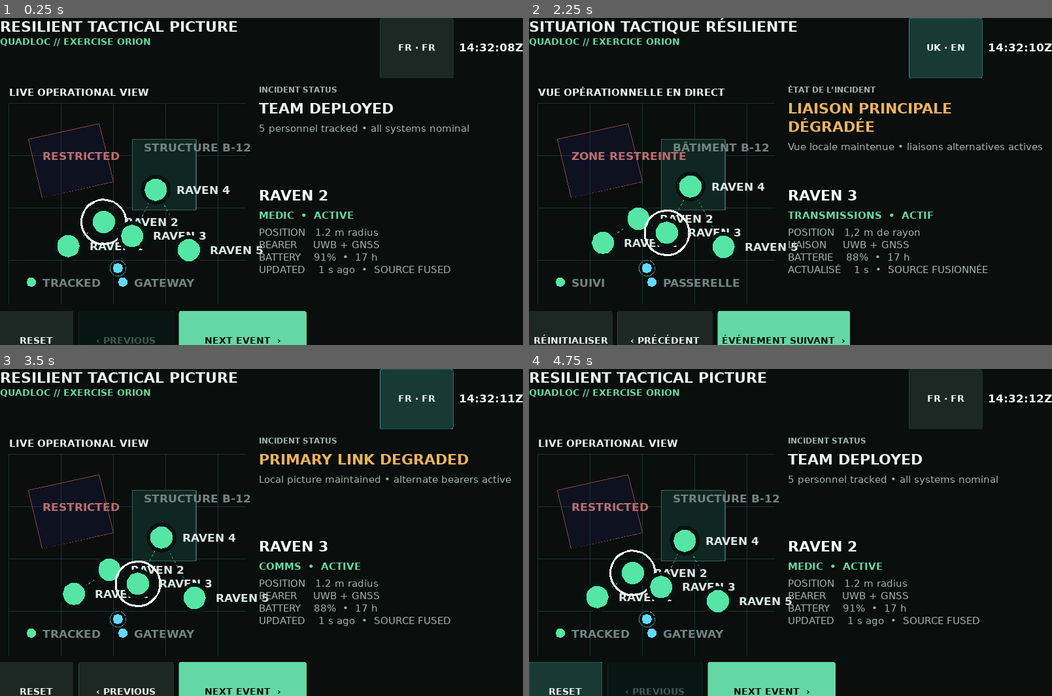
Above: before the commit, frames 1-4 (two rows, left to right).
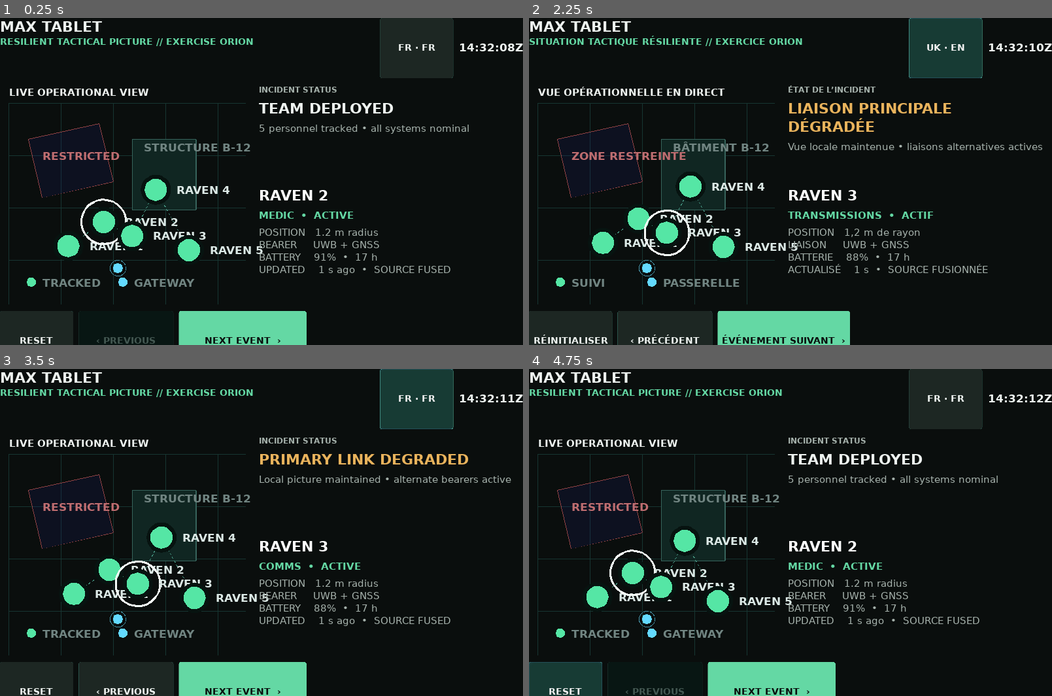
Above: after the commit, the same moments.

Repository: active-esl/godot-demos
Game: Godot game, scene res://Main.tscn
Two runs of this game, one before a commit and one after it. Both use one fixed random seed, a clock stepped at 60 frames per second and the inputs below.
Inputs:
- Up to frame 1 (0.25 s): no input
- Up to frame 2 (2.25 s): click "NEXT EVENT ›" at 0.5 s; click "NEXT EVENT ›" at 1.25 s; click "FR · FR" at 2 s
- Up to frame 3 (3.5 s): click "UK · EN" at 2.75 s
- Up to frame 4 (4.75 s): click "‹ PREVIOUS" at 3.5 s; click "RESET" at 4.25 s

The runs differ from the first frame. In frame 1, 1.3% of the frame differs, in the area x 0-49%, y 1-9%; in frame 2, 1.5%, in the area x 0-53%, y 0-9%; in frame 3, 1.3%; in frame 4, 1.3%.

Commit message:
feat: brand tactical demo as MAX TABLET

Diff:
--- a/demos/resilient-tactical-picture/Main.tscn
+++ b/demos/resilient-tactical-picture/Main.tscn
@@ -29,10 +29,10 @@
 custom_constants/separation = 3
 
 [node name="Title" type="Label" parent="Layout/TopBar/Brand"]
-text = "RESILIENT TACTICAL PICTURE"
+text = "MAX TABLET"
 
 [node name="Subtitle" type="Label" parent="Layout/TopBar/Brand"]
-text = "QUADLOC // EXERCISE ORION"
+text = "RESILIENT TACTICAL PICTURE // EXERCISE ORION"
 
 [node name="BearerSummary" type="Label" parent="Layout/TopBar"]
 rect_min_size = Vector2( 620, 64 )
--- a/demos/resilient-tactical-picture/project.godot
+++ b/demos/resilient-tactical-picture/project.godot
@@ -20,7 +20,7 @@
 
 [application]
 
-config/name="Resilient Tactical Picture"
+config/name="MAX TABLET"
 run/main_scene="res://Main.tscn"
 
 [display]
--- a/demos/resilient-tactical-picture/scripts/main.gd
+++ b/demos/resilient-tactical-picture/scripts/main.gd
@@ -13,7 +13,7 @@
 
 const TEXT := {
 	"en": {
-		"title":"RESILIENT TACTICAL PICTURE", "subtitle":"QUADLOC // EXERCISE ORION",
+		"title":"MAX TABLET", "subtitle":"RESILIENT TACTICAL PICTURE // EXERCISE ORION",
 		"map_title":"LIVE OPERATIONAL VIEW", "team":"TEAM ALPHA", "online":"05 ONLINE",
 		"incident":"INCIDENT STATUS", "reset":"RESET", "previous":"‹ PREVIOUS", "next":"NEXT EVENT  ›",
 		"simulated":"● EXERCISE • SIMULATED", "position":"POSITION", "bearer":"BEARER", "battery":"BATTERY",
@@ -35,7 +35,7 @@
 		"sync_restored":["LINK RESTORED", "Incident record synchronised • no events lost", "RECOVERY & SYNC"]
 	},
 	"fr": {
-		"title":"SITUATION TACTIQUE RÉSILIENTE", "subtitle":"QUADLOC // EXERCICE ORION",
+		"title":"MAX TABLET", "subtitle":"SITUATION TACTIQUE RÉSILIENTE // EXERCICE ORION",
 		"map_title":"VUE OPÉRATIONNELLE EN DIRECT", "team":"ÉQUIPE ALPHA", "online":"05 EN LIGNE",
 		"incident":"ÉTAT DE L’INCIDENT", "reset":"RÉINITIALISER", "previous":"‹ PRÉCÉDENT", "next":"ÉVÉNEMENT SUIVANT  ›",
 		"simulated":"● EXERCICE • DONNÉES SIMULÉES", "position":"POSITION", "bearer":"LIAISON", "battery":"BATTERIE",
--- a/demos/resilient-tactical-picture/scripts/ui_smoke.gd
+++ b/demos/resilient-tactical-picture/scripts/ui_smoke.gd
@@ -10,12 +10,14 @@
 	yield(self, "idle_frame")
 	yield(self, "idle_frame")
 	assert(main.model.beat == 0)
-	assert(main.get_node("Layout/TopBar/Brand/Title").text == "RESILIENT TACTICAL PICTURE")
+	assert(main.get_node("Layout/TopBar/Brand/Title").text == "MAX TABLET")
+	assert(main.get_node("Layout/TopBar/Brand/Subtitle").text == "RESILIENT TACTICAL PICTURE // EXERCISE ORION")
 	main._next()
 	assert(main.model.beat == 1)
 	main._toggle_language()
 	assert(main.model.profile == "fr")
-	assert(main.get_node("Layout/TopBar/Brand/Title").text == "SITUATION TACTIQUE RÉSILIENTE")
+	assert(main.get_node("Layout/TopBar/Brand/Title").text == "MAX TABLET")
+	assert(main.get_node("Layout/TopBar/Brand/Subtitle").text == "SITUATION TACTIQUE RÉSILIENTE // EXERCICE ORION")
 	assert(main.map.profile == "fr")
 	main._apply_responsive_layout(Vector2(1200, 1920))
 	assert(main.layout_mode == "portrait")
Not shown, changed: demos/resilient-tactical-picture/export_presets.cfg
Not shown, changed: .github/workflows/pages.yml
Not shown, changed: README.md
Not shown, changed: demos/resilient-tactical-picture/README.md
Not shown, changed: site/index.html
